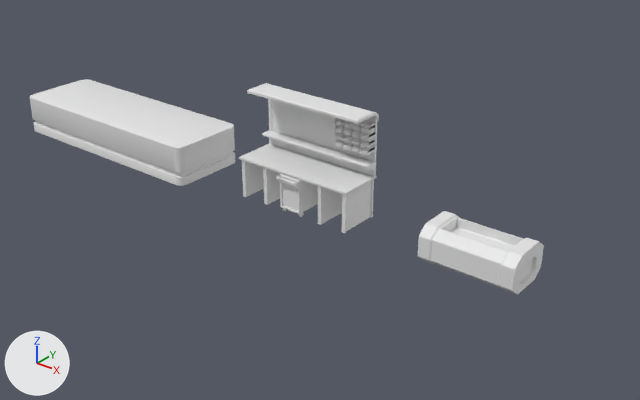
Renders of the FBX model Assets/Fbx/Props/Benchs.fbx from each side of a commit.
Before and after are seen from a 50 mm camera at (11.65, -13.99, 9.0) aimed at (0.22, 0.29, 0.14). Arrows for +X, +Y and +Z are at lower left; the lights stay in place. Where no turn or scale is listed for an object, it has been applied to the vertices.

Objects in the first picture: 'Counter', 'HoloCampfire', 'WorkBench', 'WorkBenchCar'.
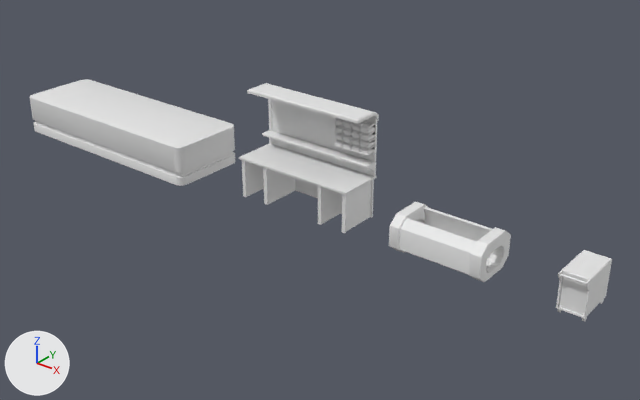
The change in detail:
Material 'CyberNench' (mat_cybernench) is new.
Its base color is (0.8, 0.8, 0.8) (white #e7e7e7).
me_holocampfire is used by ob_holocampfire; location (4.5, 0.0, 0.0).
me_holocampfire had 204 vertices, 206 faces and spanned x -1.06..1.06, y -0.6..0.6, z 0.0..0.85.
me_holocampfire now has 188 vertices, 176 faces and spans x -1.06..1.06, y -0.6..0.6, z 0.0..0.85.
me_holocampfire part 1: a new loose piece of 44 vertices spanning x -0.84..0.84, y -0.57..0.57, z 0.03..0.81, in mat_cybernench (white #e7e7e7).
Part 2, on me_holocampfire:
76 vertices are removed from x -1.06..1.06, y -0.6..0.6, z 0.0..0.85.
126 faces are deleted.
8 vertices in x 1.0, y -0.35..0.35, z 0.15..0.57 move by (-0.17, 0.0, 0.0).
8 vertices in x -1.0, y -0.35..0.35, z 0.15..0.57 move by (0.17, 0.0, 0.0).
16 vertices move from x -0.97..0.97, y -0.35..0.35, z 0.0..0.85 to x -0.82..0.82, y -0.36..0.36, z 0.01..0.84.
16 vertices are added at x -0.82..0.82, y -0.59..0.59, z 0.14..0.65.
72 new faces join them.
me_holocampfire now uses material mat_cybernench (white #e7e7e7).
Object 'WorkBenchCar' (ob_workbenchcar) moves from (0.0, 0.0, 0.0) to (6.68, 0.0, 0.0).
Object 'HoloCampfire' (ob_holocampfire) moves from (4.5, 0.0, 0.0) to (3.79, 0.0, 0.0).

Location of each change, (x1, y1, x2, y2) in pixels of the pictures (640 x 400 px):
'HoloCampfire', reshaped, moved
    before: (418, 211, 544, 294)
    after: (389, 202, 511, 282)
'WorkBenchCar', moved
    before: (276, 174, 318, 217)
    after: (556, 250, 612, 321)
part 1 of me_holocampfire, added
    after: (399, 207, 493, 275)
part 2 of me_holocampfire, cut back
    before: (418, 211, 544, 294)
    after: (389, 205, 511, 282)
